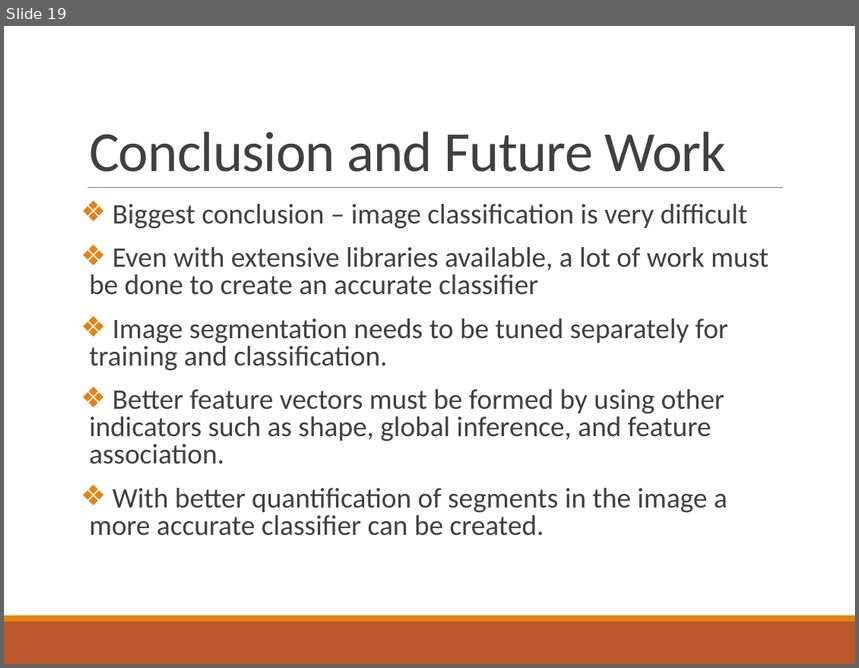
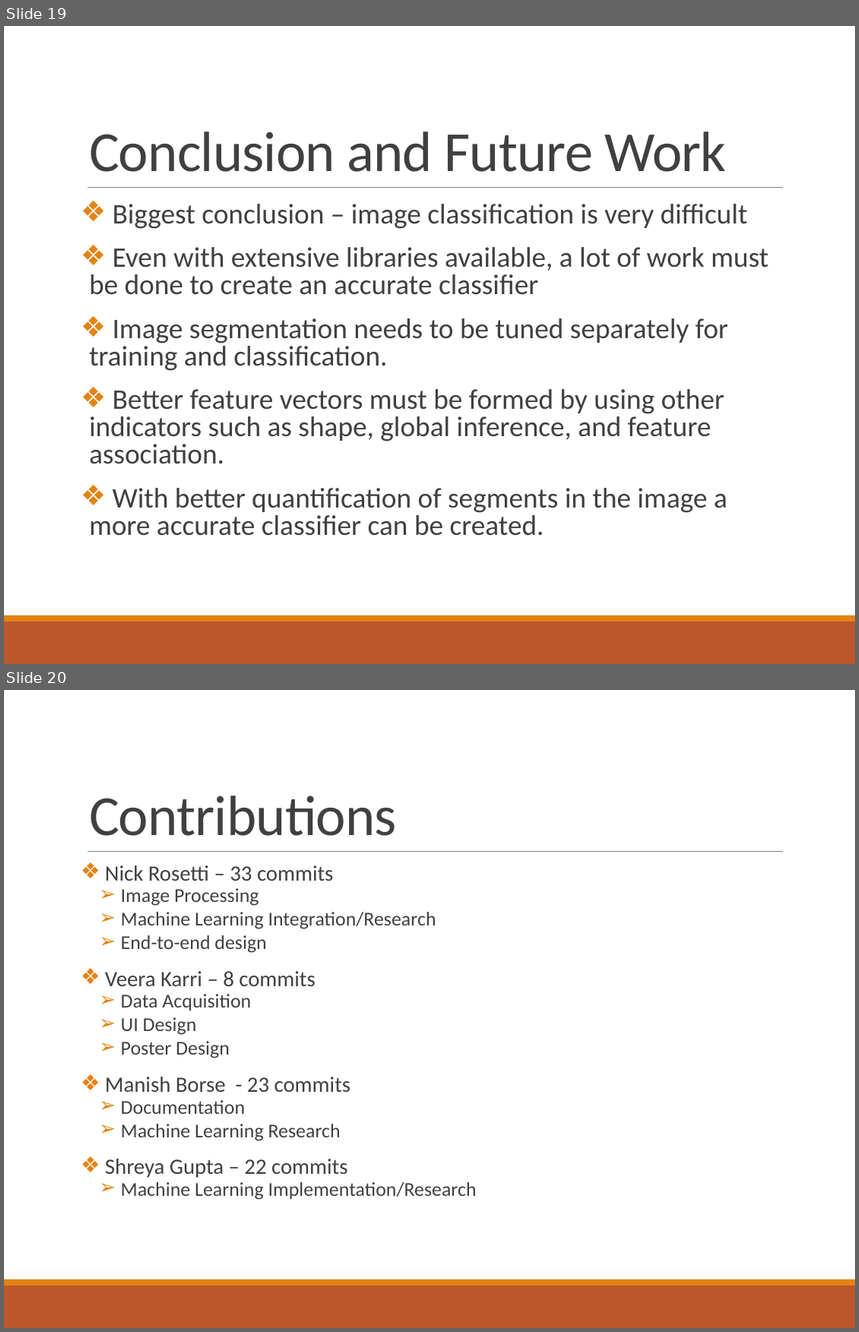
Before and after one commit to somyamohanty/Pixel_Dawgs, a slide deck: Documents/Final Presentation.pptx. Shown one above the other, each under a label of ours: slide 19 before the commit, slides 19 and 20 after it. The pictures are 859x668 and 859x1332 pixels, drawn with LibreOffice and Linux fonts; fonts in the diff are those of the drawing. Boxes give left, top, right and bottom in pixels: in the first picture for what was removed or moved away, otherwise in the second. Text is boxed around its words. In the diff, an @@ line names an element or a change of style, - is before the commit and + after.

Commit message:
Updated Presentation

```diff
--- a/Documents/Final Presentation.pptx
+++ b/Documents/Final Presentation.pptx
@@ slide 20 added at (4, 690, 855, 1328), background #FFFFFF; not listed: 3 template elements that a slide beside it also shows @@
@@ title added at (89, 796, 397, 836), 48 pt, text #404040 @@
+Contributions
@@ text added at (105, 866, 477, 1200), 16.6 pt, text #404040 @@
+❖ Nick Rosetti – 33 commits
+  ➢ Image Processing
+  ➢ Machine Learning Integration/Research
+  ➢ End-to-end design
+❖ Veera Karri – 8 commits
+  ➢ Data Acquisition
+  ➢ UI Design
+  ➢ Poster Design
+❖ Manish Borse - 23 commits
+  ➢ Documentation
+  ➢ Machine Learning Research
+❖ Shreya Gupta – 22 commits
+  ➢ Machine Learning Implementation/Research
```
